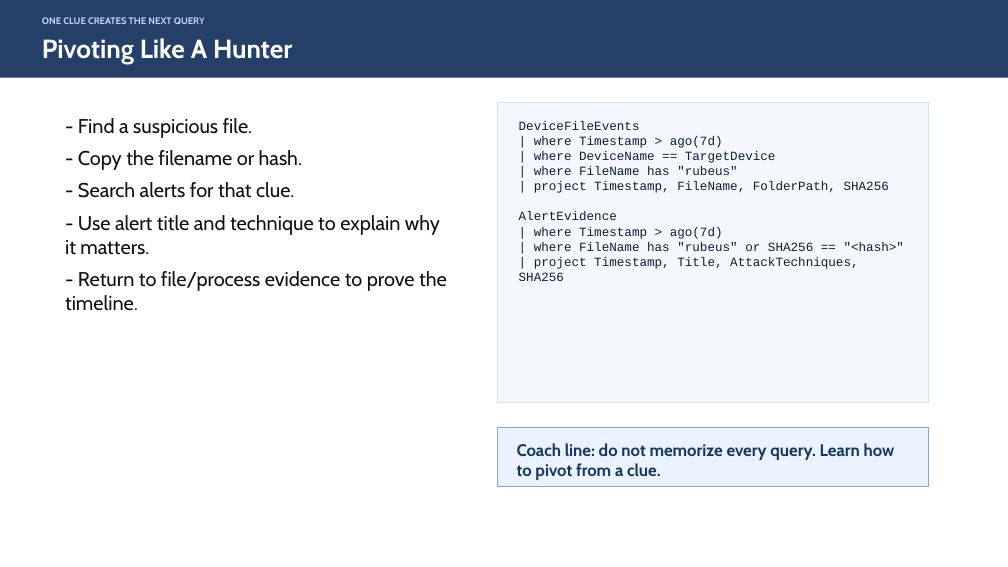
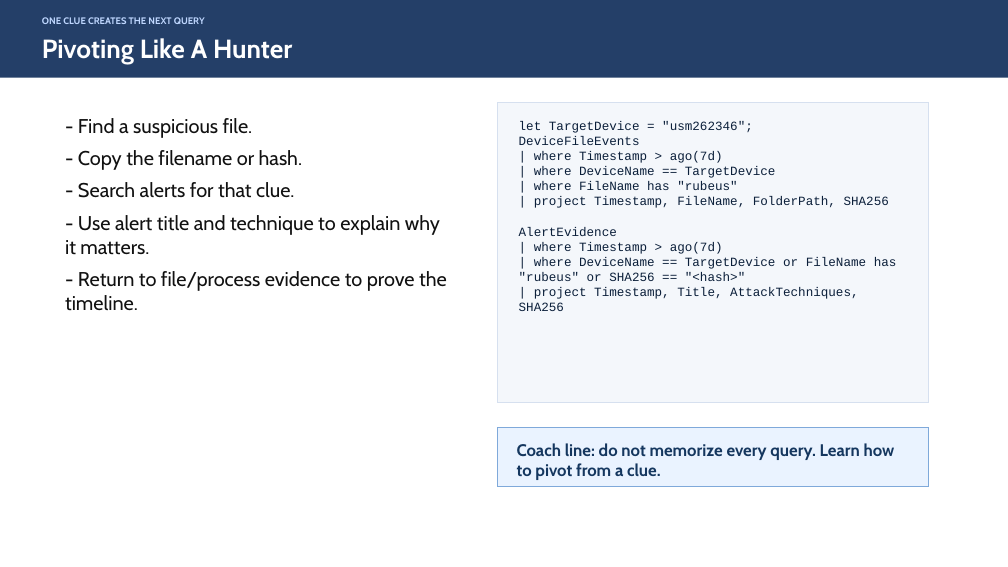
Before and after one commit to Cyberlorians/attackiqkqlsession, a slide deck: slide 10 of AttackIQ-XDR-KQL-CTF-Training.pptx. Drawn at 1008x567 pixels with LibreOffice and Linux fonts; fonts in the diff are those of the drawing. Boxes give left, top, right and bottom in pixels: in the first picture for what was removed or moved away, otherwise in the second. Text is boxed around its words. In the diff, an @@ line names an element or a change of style, - is before the commit and + after.

```diff
--- a/AttackIQ-XDR-KQL-CTF-Training.pptx
+++ b/AttackIQ-XDR-KQL-CTF-Training.pptx
@@ text at box(519, 121, 753, 133): paragraph added @@
+let TargetDevice = "usm262346";
@@ text at box(519, 257, 897, 281): text changed @@
-| where FileName has "rubeus" or SHA256 == "<hash>"
+| where DeviceName == TargetDevice or FileName has "rubeus" or SHA256 == "<hash>"
```
Also in this commit, not shown: 8 other slides changed.
